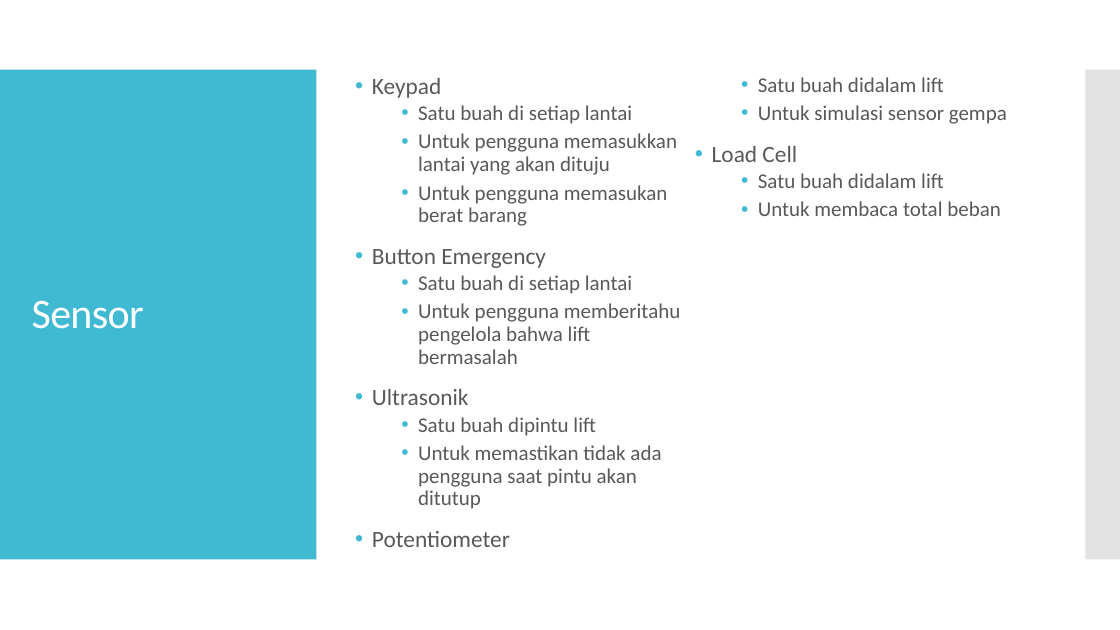
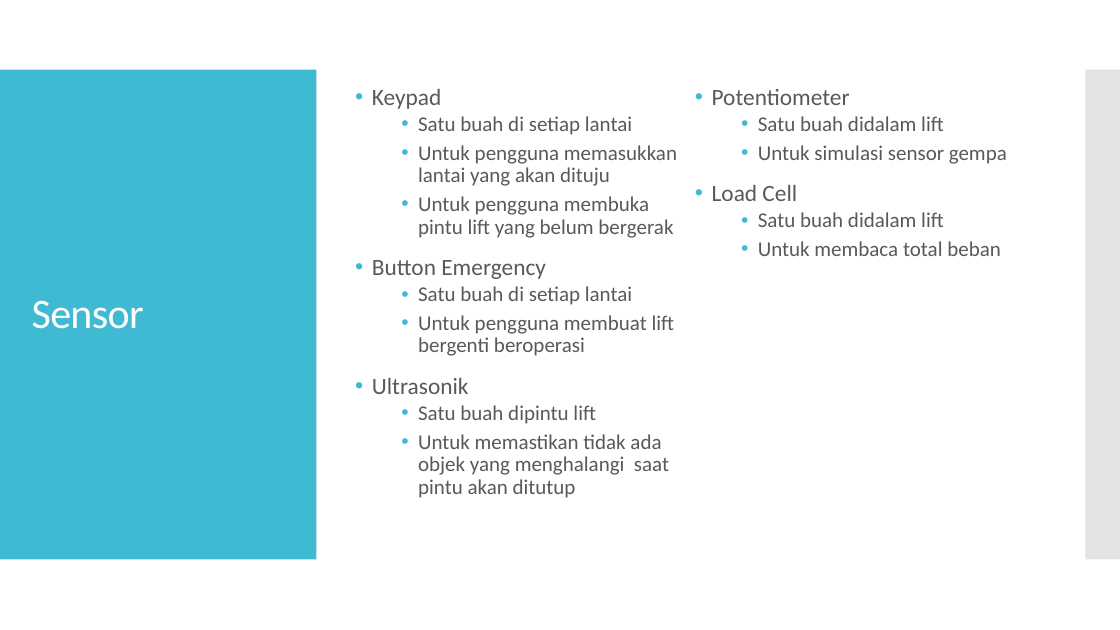
Before and after one commit to dillahstudent/TuBes_STL_K4, a slide deck: slide 3 of Tugas8_STL_Kelompok4.pptx. Drawn at 1120x630 pixels with LibreOffice and Linux fonts; fonts in the diff are those of the drawing. Boxes give left, top, right and bottom in pixels: in the first picture for what was removed or moved away, otherwise in the second. Text is boxed around its words. In the diff, an @@ line names an element or a change of style, - is before the commit and + after.

Commit message:
Update ppt
Add state machine
Update schematic
Update task list and timeline
Update sensor dan aktuator

```diff
--- a/Tugas8_STL_Kelompok4.pptx
+++ b/Tugas8_STL_Kelompok4.pptx
@@ text at bbox=[418, 196, 673, 238]: text changed @@
-  • Untuk pengguna memasukan berat barang
+  • Untuk pengguna membuka pintu lift yang belum bergerak
@@ text at bbox=[418, 315, 675, 356]: text changed @@
-  • Untuk pengguna memberitahu pengelola bahwa lift bermasalah
+  • Untuk pengguna membuat lift bergenti beroperasi
@@ text at bbox=[418, 434, 669, 498]: text changed @@
-  • Untuk memastikan tidak ada pengguna saat pintu akan ditutup
+  • Untuk memastikan tidak ada objek yang menghalangi saat pintu akan ditutup
```
Also in this commit, not shown: 4 other slides changed, 2 slides added.
